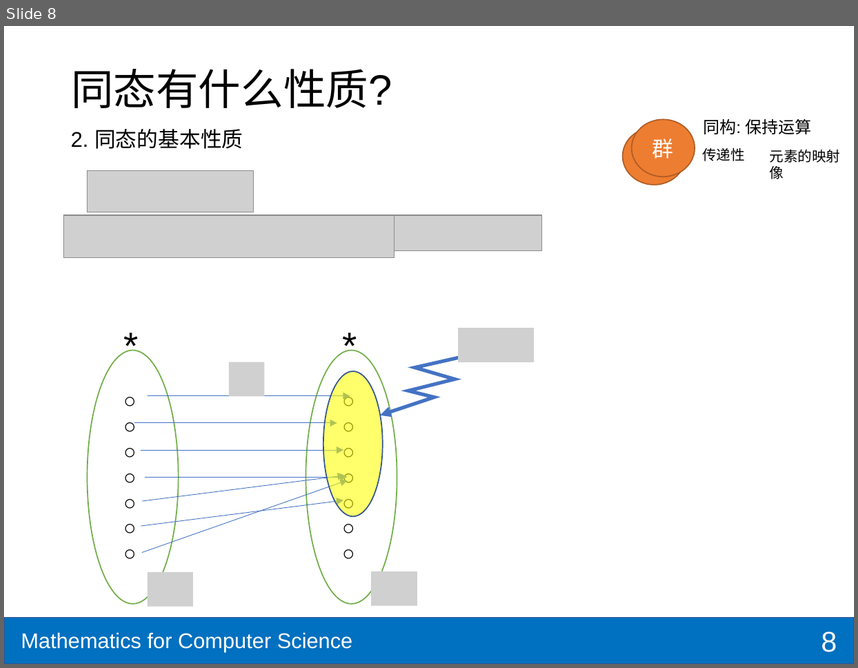
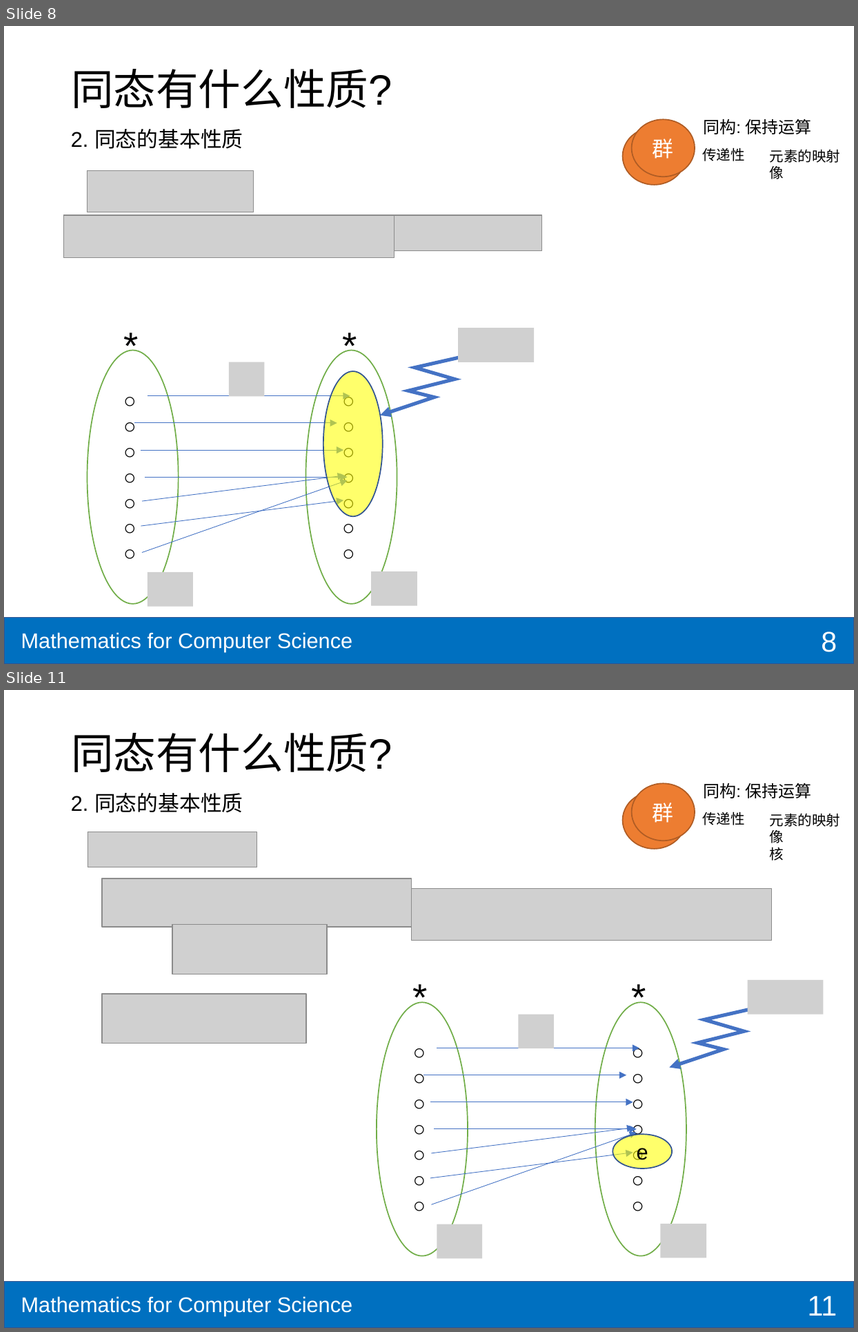
Before and after one commit to shzaiz/dx-public, a slide deck: notes/notes/mcs/9.5-group-theory/3-morphi.pptx. Shown one above the other, each under a label of ours: slide 8 before the commit, slides 8 and 11 after it; the slides between them are not shown. The pictures are 858x668 and 858x1332 pixels, drawn with LibreOffice and Linux fonts; fonts in the diff are those of the drawing; grey boxes stand for pictures. Boxes give left, top, right and bottom in pixels: in the first picture for what was removed or moved away, otherwise in the second. Text is boxed around its words. In the diff, an @@ line names an element or a change of style, - is before the commit and + after.

```diff
--- a/notes/notes/mcs/9.5-group-theory/3-morphi.pptx
+++ b/notes/notes/mcs/9.5-group-theory/3-morphi.pptx
@@ slide 11 added at (4, 690, 854, 1328), background #FFFFFF; not listed: 2 template elements that a slide beside it also shows @@
@@ title added at (71, 733, 392, 772), 36 pt, text #000000 @@
+同态有什么性质?
@@ text added at (71, 793, 243, 813), 18 pt, text #000000 @@
+2. 同态的基本性质
@@ ellipse added at (623, 791, 686, 848), fill #ED7D31, outline #AF5C24 1 pt, 18 pt, text #FFFFFF @@
+群
@@ ellipse added at (631, 784, 694, 840), fill #ED7D31, outline #AF5C24 1 pt, 18 pt, text #FFFFFF @@
+群
@@ text added at (703, 783, 812, 798), 14 pt, text #000000 @@
+同构: 保持运算
@@ text added at (702, 811, 745, 825), 12 pt, text #000000 @@
+传递性
@@ text added at (770, 813, 841, 860), 12 pt, text #000000 @@
+元素的映射
+像
+核
@@ picture added at (88, 832, 257, 867) @@
@@ picture added at (102, 879, 411, 927) @@
@@ picture added at (411, 888, 771, 940) @@
@@ picture added at (172, 925, 327, 974) @@
@@ text added at (404, 969, 437, 1023), 32 pt, text #000000 @@
+*
@@ text added at (624, 969, 656, 1023), 32 pt, text #000000 @@
+*
@@ picture added at (102, 994, 306, 1043) @@
@@ picture added at (748, 980, 824, 1014) @@
@@ ellipse added at (377, 1002, 467, 1255), fill #FFFFFF, outline #70AD47 1 pt @@
@@ picture added at (518, 1014, 554, 1048) @@
@@ ellipse added at (595, 1002, 686, 1255), fill #FFFFFF, outline #70AD47 1 pt @@
@@ freeform shape added at (670, 1006, 762, 1067), outline #4472C4 3 pt @@
@@ text added at (404, 1034, 443, 1223), 18 pt, text #000000 @@
+○
+○
+○
+○
+○
+○
+○
@@ text added at (623, 1034, 661, 1223), 18 pt, text #000000 @@
+○
+○
+○
+○
+○
+○
+○
@@ arrow added from (437, 1048) to (640, 1048), #4472C4 0.5 pt @@
@@ arrow added from (424, 1075) to (626, 1075), #4472C4 0.5 pt @@
@@ arrow added from (430, 1103) to (633, 1103), #4472C4 0.5 pt @@
@@ arrow added from (432, 1153) to (634, 1127), #4472C4 0.5 pt @@
@@ arrow added from (432, 1204) to (637, 1132), #4472C4 0.5 pt @@
@@ arrow added from (434, 1129) to (637, 1129), #4472C4 0.5 pt @@
@@ ellipse added at (613, 1134, 672, 1167), fill #FFFF00 at 58% opacity, outline #325491 1 pt, 18 pt, text #000000 @@
+e
@@ arrow added from (430, 1178) to (633, 1152), #4472C4 0.5 pt @@
@@ picture added at (437, 1224, 483, 1258) @@
@@ picture added at (660, 1223, 706, 1257) @@
@@ page number added at (808, 1295, 838, 1315), 24 pt, text #FFFFFF @@
+11
```
Also in this commit, not shown: 1 slide changed, 1 other slide added, 6 other files.
